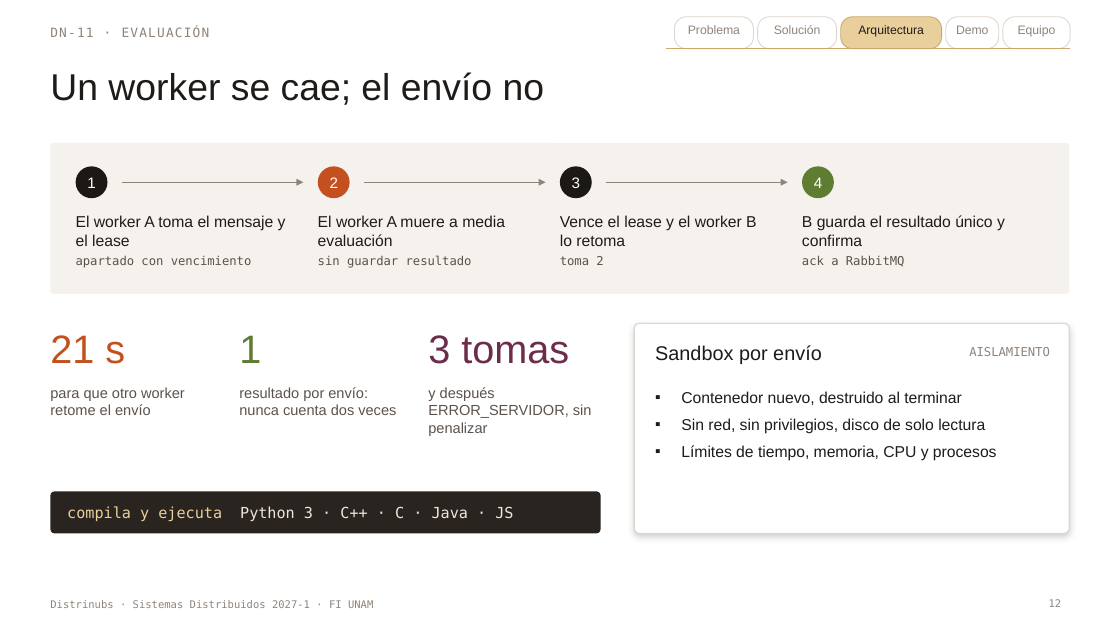
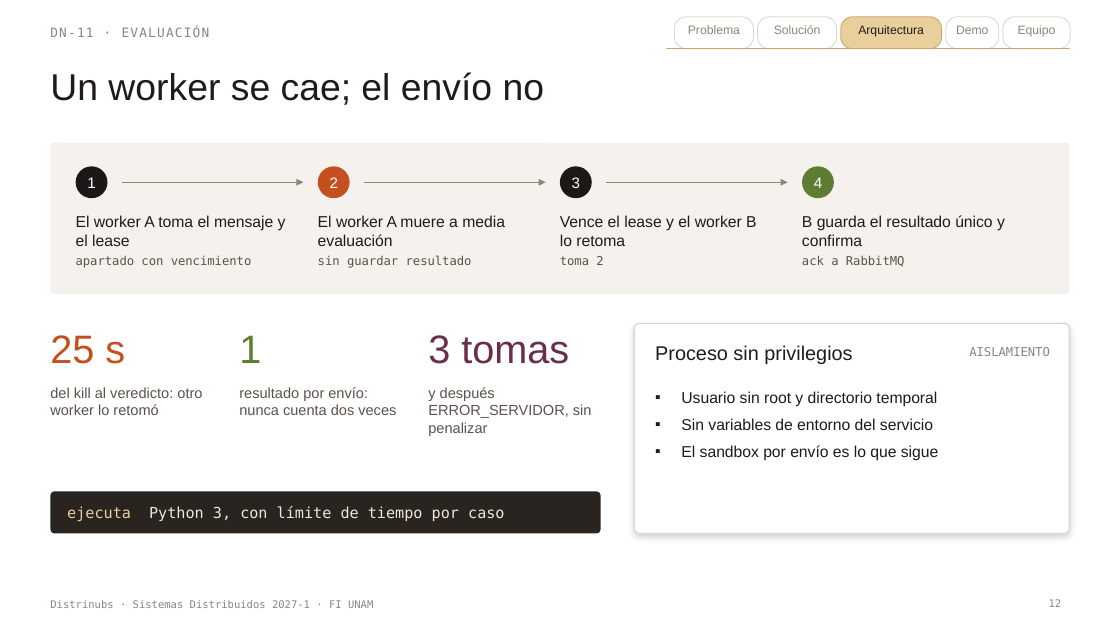
Before and after one commit to Delta2904/sd-2027-1-distrinubs, a slide deck: slide 12 of docs/pitch-distrinubs.pptx. Drawn at 1120x630 pixels with LibreOffice and Linux fonts; fonts in the diff are those of the drawing. Boxes give left, top, right and bottom in pixels: in the first picture for what was removed or moved away, otherwise in the second. Text is boxed around its words. In the diff, an @@ line names an element or a change of style, - is before the commit and + after.

Commit message:
Regenera el pitch con lo que corre en la etapa 2: números medidos, diapositiva de lo que sigue, plan B de la demo y notas del orador

```diff
--- a/docs/pitch-distrinubs.pptx
+++ b/docs/pitch-distrinubs.pptx
@@ text at [50,335,125,364]: text changed @@
-21 s
+25 s
@@ text at [655,345,852,364]: text changed @@
-Sandbox por envío
+Proceso sin privilegios
@@ text at [50,387,202,415]: text changed @@
-para que otro worker retome el envío
+del kill al veredicto: otro worker lo retomó
@@ text at [681,391,938,461]: text changed @@
-▪ Contenedor nuevo, destruido al terminar
-▪ Sin red, sin privilegios, disco de solo lectura
-▪ Límites de tiempo, memoria, CPU y procesos
+▪ Usuario sin root y directorio temporal
+▪ Sin variables de entorno del servicio
+▪ El sandbox por envío es lo que sigue
@@ text at [67,506,504,521]: text changed @@
-compila y ejecuta Python 3 · C++ · C · Java · JS
+ejecuta Python 3, con límite de tiempo por caso
```
Also in this commit, not shown: 17 other slides changed, 1 slide added.
